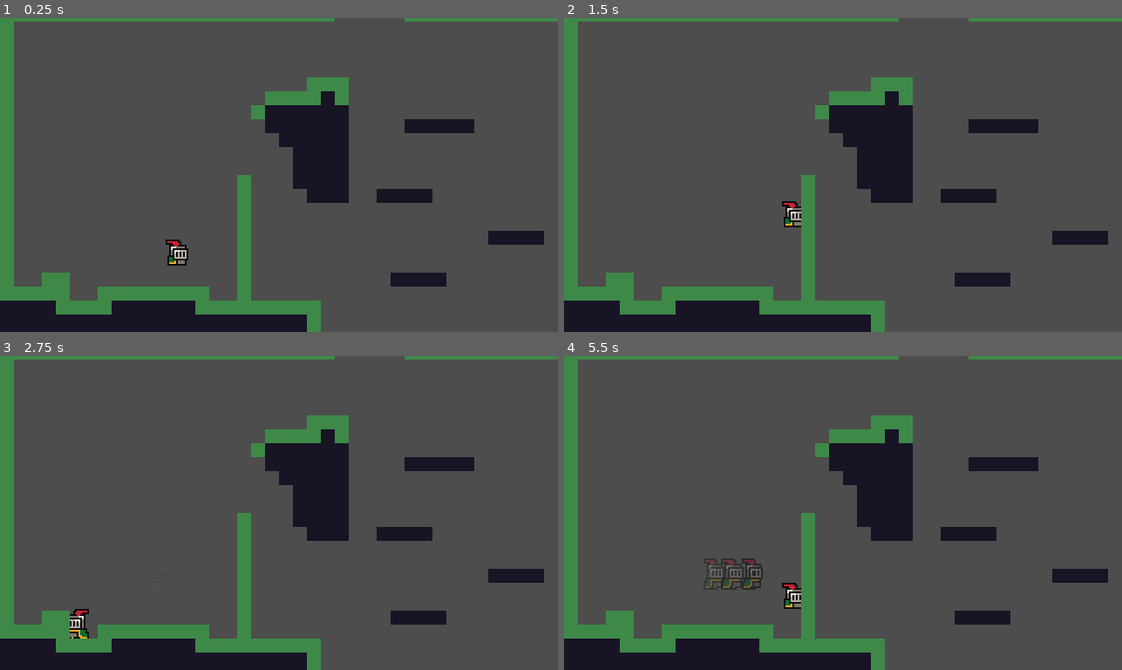
Above: before the commit, frames 1-4 (two rows, left to right).
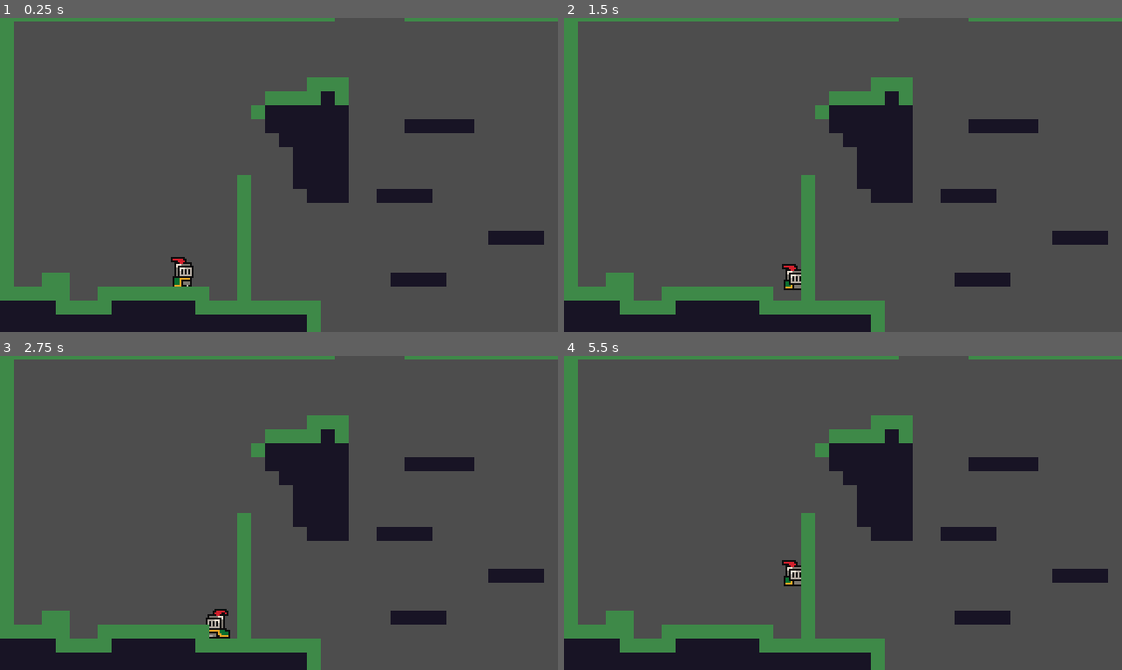
Above: after the commit, the same moments.

Repository: LamCaVoi/new-game-repo
Game: Godot game, scene res://Prototype/Prototype5/Prototype5.tscn
Same seed, same stepped clock (60 frames per second), same inputs: the game is played once before the commit and once after it.
Inputs:
- Up to frame 1 (0.25 s): no input
- Up to frame 2 (1.5 s): hold D (move_right) from 0.53 s (still down); tap X (dash) at 0.6 s; tap Z (jump) at 0.77, 0.8, 1.07, 1.35 s
- Up to frame 3 (2.75 s): tap Z (jump) at 1.52, 1.82, 2.3 s; tap X (dash) at 1.55, 2.1 s; release D (move_right) at 2.03 s; hold A (move_left) from 2.03 s (still down)
- Up to frame 4 (5.5 s): release A (move_left) at 2.78 s; hold D (move_right) 2.78-4.28 s; tap X (dash) at 2.85, 4.35, 5.1 s; tap Z (jump) at 3.02, 3.32, 3.6, 3.77, 4.07, 4.52, 4.82, 5.3 s; hold A (move_left) 4.28-5.03 s; hold D (move_right) from 5.03 s (still down)

The runs differ from the first frame. In frame 1, 0.5% of the frame differs, in the area x 29-35%, y 70-86%; in frame 2, 0.5%; in frame 3, 0.6%; in frame 4, 1.0%, in the area x 25-43%, y 64-81%.

Commit message:
fuck everyone

Diff:
--- a/Player/Movement Data/DefaultDataMoveMent.tres
+++ b/Player/Movement Data/DefaultDataMoveMent.tres
@@ -8,7 +8,7 @@
 max_y_speed = 150.0
 jump_height = 45.0
 jump_time_to_peak = 0.3
-jump_time_to_descent = 0.3
+jump_time_to_descent = 0.2
 acceleration = 1200.0
 friction = 1200.0
 short_jump_cut = 0.6
--- a/Player/Movement Data/PlayerMovementData.gd
+++ b/Player/Movement Data/PlayerMovementData.gd
@@ -23,7 +23,7 @@
 var jump_gravity:float
 var fall_gravity:float
 
-func _init() -> void:
+func init() -> void:
 	high_jump_velocity = ((2.0 * jump_height) / jump_time_to_peak) * -1.0
 	jump_gravity =((-2.0 * jump_height) / (jump_time_to_peak * jump_time_to_peak)) * -1.0
 	fall_gravity =((-2.0 * jump_height) / (jump_time_to_descent * jump_time_to_descent)) * -1.0
--- a/Player/State Machine/States/Climb State/climb.gd
+++ b/Player/State Machine/States/Climb State/climb.gd
@@ -1,17 +1,4 @@
 extends State
-
-
-func handle_input(_event: InputEvent) -> void:
-	pass
-
-func update(_delta: float) -> void:
-	pass
-
-func physics_update(_delta: float) -> void:
-	pass
 
 func enter(previous_state_path: String, data := {}) -> void:
 	parent.is_climbing = true
-
-func exit() -> void:
-	pass
--- a/Player/State Machine/States/Dash State/dash.gd
+++ b/Player/State Machine/States/Dash State/dash.gd
@@ -9,12 +9,13 @@
 	dash_duration_timer -= delta
 	if dash_duration_timer <=0:
 		switch_state()
-
+		return
 	movement.move_x(parent.velocity.x *delta)
 	movement.move_y(parent.velocity.y *delta)
 
+
 func switch_state():
-	if(is_colliding_y):
+	if(is_colliding_bottom):
 		can_dash = true
 		if(movement_input.get_horizontal_input() != 0):
 			finished.emit("Run")
@@ -45,5 +46,6 @@
 	new_ghost.flip(parent.animated_sprite.flip_h)
 	get_tree().current_scene.add_child(new_ghost)
 
-func exit() -> void:
+func exit(is_colliding_top: bool,is_colliding_bottom: bool,is_colliding_x: bool,can_dash: bool, is_on_wall: bool) -> Dictionary:
 	ghost_timer.stop()
+	return super(self.is_colliding_top,self.is_colliding_bottom,self.is_colliding_x,self.can_dash, self.is_on_wall)
--- a/Player/State Machine/States/Fall State/fall.gd
+++ b/Player/State Machine/States/Fall State/fall.gd
@@ -5,21 +5,21 @@
 var start_fall_gravity = 0
 var start_jump_gravity = 0
 var start_velocity = 0
-var was_jumping = false
 
 func handle_input(_event: InputEvent) -> void:
 	if movement_input.released_jump() and parent.velocity.y < -100:
 		parent.velocity.y *= movement_data.short_jump_cut
 
-	if movement_input.wants_jump():
-		if is_on_wall():
+	elif movement_input.wants_jump():
+		if is_on_wall:
 			finished.emit("WallJump")
-		elif not is_on_floor():
+		elif not is_colliding_bottom:
 			if coyote_timer >= 0:
 				finished.emit("Jump")
 			else:
 				buffer_jump_timer = movement_data.buffer_jump_time
-	if movement_input.wants_dash() and can_dash:
+	elif movement_input.wants_dash() and can_dash:
+		can_dash = false
 		finished.emit("Dash")
 
 func timer_update(delta):
@@ -28,40 +28,25 @@
 	if buffer_jump_timer > 0:
 		buffer_jump_timer -= delta
 
-func hang_boost():
-	if abs(parent.velocity.y) > movement_data.hang_threshold:
-		if parent.velocity.y > 0:
-			movement_data.max_x_speed = start_velocity
-			movement_data.fall_gravity = start_fall_gravity
-			movement_data.jump_gravity = start_jump_gravity
-		return
-	if parent.velocity.y < 0 and was_jumping:
-		movement_data.jump_gravity *= 0.95
-		movement_data.max_x_speed += 10
-	elif parent.velocity.y > 0 and was_jumping:
-		movement_data.fall_gravity *= 0.95
-		movement_data.max_x_speed += 10
-
 func physics_update(delta: float) -> void:
 	timer_update(delta)
 	var direction = movement_input.get_horizontal_input()
 	run(direction)
-	apply_gravity(delta)
+	apply_gravity(delta, abs(parent.velocity.y) < movement_data.hang_threshold)
 	parent.velocity.x = lerp(parent.velocity.x, direction * movement_data.max_x_speed, movement_data.velocity_x_lerp_speed)
-	#hang_boost()
 	movement.move_x(parent.velocity.x *delta)
 	movement.move_y(parent.velocity.y *delta)
-	if (is_colliding_y and parent.velocity.y < 0):
-		is_colliding_y = false
+	if is_colliding_top:
+		is_colliding_top = false
 		parent.velocity.y = 0
 	switch_state(direction)
 
 func switch_state(direction):
-	if is_on_wall():
+	if is_on_wall:
 		if buffer_jump_timer > 0:
 			buffer_jump_timer = -1
 			finished.emit("WallJump")
-	elif is_on_floor():
+	elif is_colliding_bottom:
 		can_dash = true
 		if buffer_jump_timer > 0:
 			buffer_jump_timer = -1
@@ -74,16 +59,7 @@
 
 func enter(previous_state_path: String) -> void:
 	super(previous_state_path)
-	start_fall_gravity = movement_data.fall_gravity
-	start_jump_gravity = movement_data.jump_gravity
-	start_velocity = movement_data.max_x_speed
 	if (previous_state_path != "Jump") and (previous_state_path != "WallJump"):
 		coyote_timer = movement_data.coyote_time
 	else:
-		was_jumping = true
 		coyote_timer = -1
-
-func exit() -> void:
-	movement_data.max_x_speed = start_velocity
-	movement_data.fall_gravity = start_fall_gravity
-	movement_data.jump_gravity = start_jump_gravity
--- a/Player/State Machine/States/Idle State/idle.gd
+++ b/Player/State Machine/States/Idle State/idle.gd
@@ -5,19 +5,20 @@
 		finished.emit("Jump")
 
 	#Dash
-	if movement_input.wants_dash():
+	if movement_input.wants_dash() and can_dash:
 		finished.emit("Dash")
-
 
 func physics_update(delta: float) -> void:
 	apply_gravity(delta)
 	movement.move_x(parent.velocity.x *delta)
-	movement.move_y(parent.velocity.y *delta)
+	movement.move_y(parent.velocity.y * delta)
+	if(is_colliding_bottom):
+		parent.velocity.y = 0
 	switch_state()
 
 func switch_state():
 	#Fall
-	if not is_on_floor():
+	if not is_colliding_bottom:
 		finished.emit("Fall")
 	#Run
 	else:
@@ -26,10 +27,6 @@
 			finished.emit("Run")
 
 func enter(previous_state_path: String) -> void:
-	is_colliding_y = true
 	super(previous_state_path)
 	can_dash = true
 	parent.velocity = Vector2.ZERO
-
-func exit() -> void:
-	pass
--- a/Player/State Machine/States/Run State/run.gd
+++ b/Player/State Machine/States/Run State/run.gd
@@ -22,16 +22,14 @@
 	apply_gravity(delta)
 	movement.move_x(parent.velocity.x * delta)
 	movement.move_y(parent.velocity.y * delta)
-
 	switch_state(direction, delta)
 
 func switch_state(direction, delta):
-	if not is_on_floor():
+	if not is_colliding_bottom:
 		finished.emit("Fall")
 	elif abs(parent.velocity.x) < movement_data.friction * delta and direction == 0:
 		finished.emit("Idle")
 
-func enter(previous_state_path: String, data := {}) -> void:
+func enter(previous_state_path: String) -> void:
 	super(previous_state_path)
-	can_dash = true
 	start_accel = movement_data.acceleration
--- a/Player/State Machine/States/Wall Jump State/wall_jump.gd
+++ b/Player/State Machine/States/Wall Jump State/wall_jump.gd
@@ -20,12 +20,12 @@
 	switch_case(dir)
 
 func switch_case(dir):
-	if (is_on_floor()):
+	if (is_colliding_bottom):
 		if dir != 0:
 			finished.emit("Run")
 		else:
 			finished.emit("Idle")
-	elif is_on_wall() and movement_input.wants_jump():
+	elif is_on_wall and movement_input.wants_jump():
 		finished.emit("WallJump")
 
 func enter(previous_state_path: String, data := {}) -> void:
@@ -34,6 +34,3 @@
 	parent.velocity.x = 75 * jump_dir
 	parent.velocity.y = movement_data.high_jump_velocity
 	input_block_timer = 0.2
-
-func exit():
-	pass
--- a/Player/State Machine/state.gd
+++ b/Player/State Machine/state.gd
@@ -12,13 +12,21 @@
 var animated_sprite: AnimatedSprite2D
 var ray_cast_2d: RayCast2D
 
-var is_colliding_x :bool= false
-var is_colliding_y :bool= false
-var can_dash = true
+var data: Dictionary = {
+	"is_colliding_top": false,
+	"is_colliding_bottom": false,
+	"is_colliding_x": false,
+	"can_dash": false
+}
 
+var is_colliding_top : bool
+var is_colliding_bottom : bool
+var is_colliding_x : bool
+var can_dash : bool
+var is_on_wall : bool
 
 ## Emitted when the state finishes and wants to transition to another state.
-signal finished(next_state_path: String, data: Dictionary)
+signal finished(next_state_path: String, data : Dictionary)
 
 ## Called by the state machine when receiving unhandled input events.
 func handle_input(_event: InputEvent) -> void:
@@ -35,22 +43,33 @@
 ## Called by the state machine upon changing the active state. The `data` parameter
 ## is a dictionary with arbitrary data the state can use to initialize itself.
 func enter(previous_state_path: String) -> void:
+	self.is_colliding_top = data.is_colliding_top
+	self.is_colliding_bottom = data.is_colliding_bottom
+	self.is_colliding_x = data.is_colliding_x
+	self.can_dash = data.can_dash
+	self.is_on_wall = data.is_on_wall
 	animated_sprite.play(animation_name)
 
 
 ## Called by the state machine before changing the active state. Use this function
 ## to clean up the state.
-func exit() -> void:
-	pass
+func exit(is_colliding_top: bool,is_colliding_bottom: bool,is_colliding_x: bool,can_dash: bool, is_on_wall: bool) -> Dictionary:
+	data.is_collidingz_top = is_colliding_top
+	data.is_colliding_bottom = is_colliding_bottom
+	data.is_colliding_x = is_colliding_x
+	data.can_dash = can_dash
+	data.is_on_wall = is_on_wall
+	return data
 
 func get_fall_gravity():
 	return movement_data.jump_gravity if parent.velocity.y < 0.0 else movement_data.fall_gravity
 
-func apply_gravity(delta: float):
-	if parent.is_climbing:
-		parent.velocity.y = 0
-	elif parent.velocity.y <= movement_data.max_y_speed:
-		parent.velocity.y += get_fall_gravity() * delta
+func apply_gravity(delta: float, is_at_apex : bool = false):
+	if parent.velocity.y <= movement_data.max_y_speed:
+		if (is_at_apex):
+			parent.velocity.y += get_fall_gravity() * 0.5 * delta
+		else:
+			parent.velocity.y += get_fall_gravity() * delta
 	else: parent.velocity.y = movement_data.max_y_speed
 
 
@@ -60,14 +79,14 @@
 		animated_sprite.flip_h = direction < 0
 		ray_cast_2d.target_position = Vector2(-8,0) if animated_sprite.flip_h else Vector2(8,0)
 
-func set_colliding_x(val : bool) -> void:
-	is_colliding_x = val
-
-func set_colliding_y(val : bool) -> void:
-	is_colliding_y = val
-
-func is_on_floor() -> bool:
-	return is_colliding_y and (parent.velocity.y > 0)
-
-func is_on_wall() -> bool:
-	return is_colliding_x and not is_on_floor()
+#func set_colliding_x(val : bool) -> void:
+	#is_colliding_x = val
+#
+#func set_colliding_top(val : bool) -> void:
+	#is_colliding_y = val
+#
+#func is_on_floor() -> bool:
+	#return is_colliding_y and (parent.velocity.y >=0)
+#
+#func is_on_wall() -> bool:
+	#return is_colliding_x and not is_on_floor()
--- a/Player/State Machine/state_machine.gd
+++ b/Player/State Machine/state_machine.gd
@@ -6,8 +6,17 @@
 	return initial_state if initial_state != null else get_child(0)
 ).call()
 
+var data: Dictionary = {
+	"is_colliding_top": false,
+	"is_colliding_bottom": false,
+	"is_colliding_x": false,
+	"can_dash": false,
+	"is_on_wall": false
+}
+
 func init(parent: CharacterBody2D, animated_sprite: AnimatedSprite2D, ray_cast_2d: RayCast2D, movement_data : PlayerMovementData, movement_input: PlayerMovementInput, movement: Movement) -> void:
 	for state_node: State in find_children("*", "State"):
+		state_node.data = self.data
 		state_node.finished.connect(_transition_to_next_state)
 		state_node.parent = parent
 		state_node.animated_sprite = animated_sprite
@@ -18,14 +27,14 @@
 
 	state.enter("")
 
-func _transition_to_next_state(target_state_path: String, data: Dictionary = {}) -> void:
+func _transition_to_next_state(target_state_path: String) -> void:
 	if not has_node(target_state_path):
 		printerr(owner.name + ": Trying to transition to state " + target_state_path + " from " + state.name + " but it does not exist.")
 		return
-
 	var previous_state_path := state.name
-	state.exit()
+	self.data = state.exit(state.is_colliding_top,state.is_colliding_bottom,state.is_colliding_x,state.can_dash, state.is_on_wall)
 	state = get_node(target_state_path)
+	state.data = self.data
 	state.enter(previous_state_path)
 
 func _unhandled_input(event: InputEvent) -> void:
@@ -41,7 +50,10 @@
 	state.physics_update(delta)
 
 func set_colliding_x(val : bool) -> void:
-	state.set_colliding_x(val)
+	state.is_colliding_x = val
 
-func set_colliding_y(val : bool) -> void:
-	state.set_colliding_y(val)
+func set_colliding_top(val : bool) -> void:
+	state.is_colliding_top = val
+
+func set_colliding_bottom(val : bool) -> void:
+	state.is_colliding_bottom = val
--- a/Player/pixel_perfect_movement.gd
+++ b/Player/pixel_perfect_movement.gd
@@ -39,11 +39,13 @@
 
 	while (move):
 		if Global.curr_level.check_intersection(Vector2i(0,step)):
-			Events.player_colliding_y.emit(true)
+			Events.player_colliding_bottom.emit(step > 0)
+			Events.player_colliding_top.emit(not step > 0)
 			return
 		parent.global_position.y += step
 		move -= step
-	Events.player_colliding_y.emit(false)
+	Events.player_colliding_bottom.emit(false)
+	Events.player_colliding_top.emit(false)
 
 func zero_remainder_x():
 	remainder.x = 0
--- a/Player/player.gd
+++ b/Player/player.gd
@@ -16,10 +16,6 @@
 @export var x : int = -5
 @export var y : int = 0
 @export var color : Color
-
-var is_alive = true
-var is_climbing = false
-
 @onready var rect2 : Rect2 = Rect2(x,y,width,height)
 
 func _draw() -> void:
@@ -31,8 +27,9 @@
 func _ready() -> void:
 	Events.player_entered_kill_zone.connect(die)
 	Events.player_colliding_x.connect(state_machine.set_colliding_x)
-	Events.player_colliding_y.connect(state_machine.set_colliding_y)
-	movement_data._init()
+	Events.player_colliding_top.connect(state_machine.set_colliding_top)
+	Events.player_colliding_bottom.connect(state_machine.set_colliding_bottom)
+	movement_data.init()
 	movement.init(self)
 	state_machine.init(self, animated_sprite, ray_cast_2d, movement_data, movement_input, movement)
 
--- a/Prototype/Prototype5/Prototype5.tscn
+++ b/Prototype/Prototype5/Prototype5.tscn
@@ -41,7 +41,7 @@
 tile_set = SubResource("TileSet_6sxoi")
 
 [node name="Player" parent="." instance=ExtResource("2_adels")]
-position = Vector2(-58, 19)
+position = Vector2(-55, 57)
 
 [node name="Camera2D" type="Camera2D" parent="."]
 
--- a/Prototype/Prototype6/prototype_6.gd
+++ b/Prototype/Prototype6/prototype_6.gd
@@ -12,16 +12,16 @@
 	Global.curr_level = self
 
 
-func get_left_other (rect2: Rect2) -> int:
+func get_tile_left (rect2: Rect2) -> int:
 	return to_global(rect2.position).x
 
-func get_right_other (rect2: Rect2) -> int:
+func get_tile_right (rect2: Rect2) -> int:
 	return to_global(rect2.position).x + 8
 
-func get_top_other (rect2: Rect2) -> int:
+func get_tile_top (rect2: Rect2) -> int:
 	return to_global(rect2.position).y
 
-func get_bottom_other(rect2: Rect2) -> int:
+func get_tile_bottom(rect2: Rect2) -> int:
 	return to_global(rect2.position).y + 8
 
 func check_intersection(offset: Vector2i = Vector2i.ZERO):
@@ -36,13 +36,13 @@
 				return true
 	return false
 
-func intersect(other: Rect2, offset: Vector2i) -> bool:
+func intersect(tile: Rect2, offset: Vector2i) -> bool:
 	#print("Player postion : " + str(player.rect2.position) + " Global postion : " + str(player.get_global_rect()))
-	#print("other postion : " + str(other.position) + " Global postion : " + str(to_global(other.position)))
-	#print("left : " + str(player.get_left_other_rect()) + " right : " + str(str(player.get_right_other_rect())) + " top : " + str(str(player.get_top_other_rect())) + " bottom : " + str(str(player.get_bottom_other_rect())))
-	#print("left : " + str(get_left_other(other)) + " right : " + str(get_right_other(other)) + " top : " + str(get_top_other(other)) + " bottom : " + str(get_bottom_other(other)))
-	var res : bool = (player.get_left_rect() + offset.x < get_right_other(other) and
-	player.get_right_rect() + offset.x > get_left_other(other) and
-	player.get_top_rect() + offset.y < get_bottom_other(other) and
-	player.get_bottom_rect() + offset.y > get_top_other(other))
+	#print("tile postion : " + str(tile.position) + " Global postion : " + str(to_global(tile.position)))
+	#print("left : " + str(player.get_left_rect()) + " right : " + str(str(player.get_right_rect())) + " top : " + str(str(player.get_top_rect())) + " bottom : " + str(player.get_bottom_rect()))
+	#print("left : " + str(get_tile_left(tile)) + " right : " + str(get_tile_right(tile)) + " top : " + str(get_tile_top(tile)) + " bottom : " + str(get_tile_bottom(tile)))
+	var res : bool = (player.get_left_rect() + offset.x < get_tile_right(tile) and
+	player.get_right_rect() + offset.x > get_tile_left(tile) and
+	player.get_top_rect() + offset.y < get_tile_bottom(tile) and
+	player.get_bottom_rect() + offset.y > get_tile_top(tile))
 	return res
--- a/Script/Events.gd
+++ b/Script/Events.gd
@@ -2,5 +2,6 @@
 
 
 signal player_entered_kill_zone
+signal player_colliding_top
+signal player_colliding_bottom
 signal player_colliding_x
-signal player_colliding_y
--- a/project.godot
+++ b/project.godot
@@ -82,10 +82,6 @@
 2d_physics/layer_2="PlayerLayer"
 2d_physics/layer_3="EnemyLayer"
 
-[physics]
-
-common/physics_interpolation=true
-
 [rendering]
 
 textures/canvas_textures/default_texture_filter=0
Not shown, added: Player/plaDF89.tmp
Not shown, added: Player/plaF9DA.tmp
